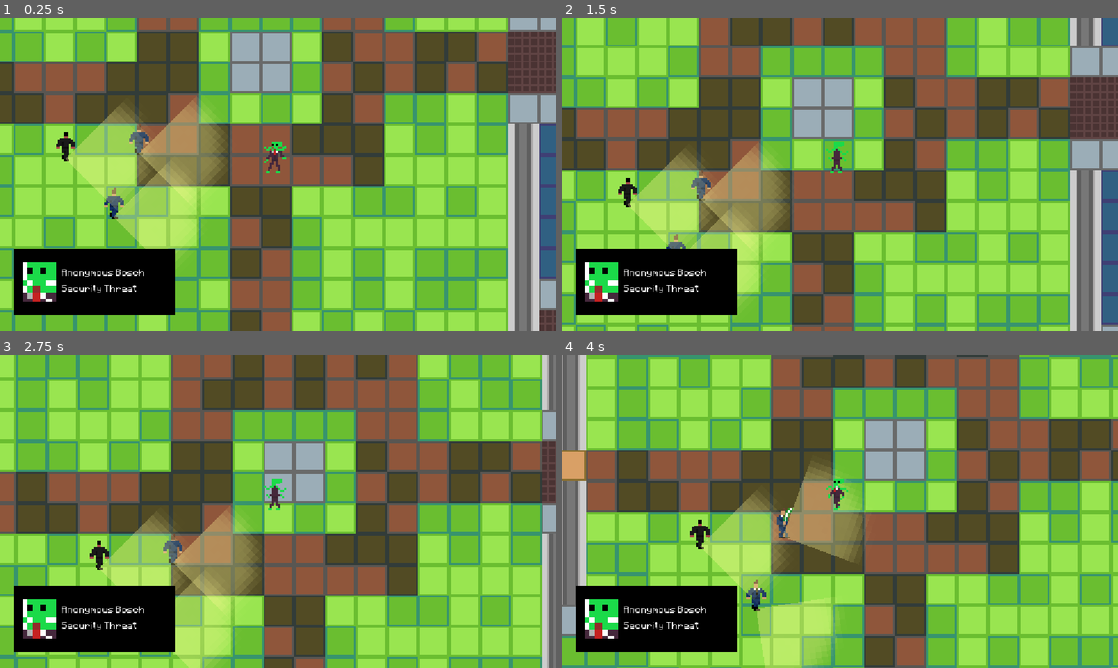
Above: before the commit, frames 1-4 (two rows, left to right).
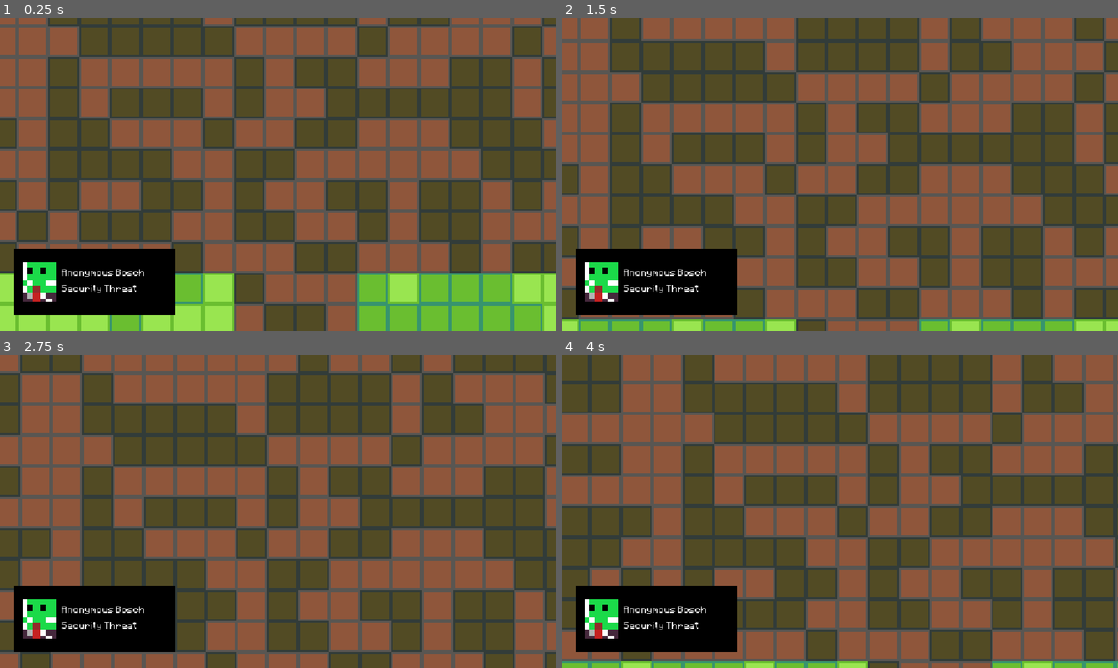
Above: after the commit, the same moments.

Repository: Flogah/alien_dad
Game: Godot game, scene res://scenes/main.tscn
Same seed, same stepped clock (60 frames per second), same inputs: the game is played once before the commit and once after it.
Inputs:
- Up to frame 1 (0.25 s): no input
- Up to frame 2 (1.5 s): tap Enter at 0.5 s; hold Space (interact) 0.53-1.28 s; hold W (move_up) from 0.53 s (still down); tap Space (interact) at 1.35 s
- Up to frame 3 (2.75 s): release W (move_up) at 2.03 s; hold A (move_left) from 2.03 s (still down); hold Space (interact) from 2.03 s (still down)
- Up to frame 4 (4 s): release Space (interact) at 2.78 s; tap Space (interact) at 2.85 s; release A (move_left) at 3.53 s; hold S (move_down) from 3.53 s (still down); hold Space (interact) from 3.53 s (still down)

The runs differ from the first frame. In frame 1, 82% of the frame differs, in the area x 0-100%, y 0-100%; in frame 2, 84%; in frame 3, 84%; in frame 4, 85%.

Commit message:
added working attack states

Diff:
--- a/assets/sprites/sprite_frames/blue_suit_spriteframes.tres
+++ b/assets/sprites/sprite_frames/blue_suit_spriteframes.tres
@@ -64,6 +64,9 @@
 animations = [{
 "frames": [{
 "duration": 1.0,
+"texture": SubResource("AtlasTexture_exi60")
+}, {
+"duration": 1.0,
 "texture": SubResource("AtlasTexture_bhqnj")
 }, {
 "duration": 1.0,
@@ -71,9 +74,6 @@
 }, {
 "duration": 1.0,
 "texture": SubResource("AtlasTexture_voe8h")
-}, {
-"duration": 1.0,
-"texture": SubResource("AtlasTexture_vi5xr")
 }],
 "loop": 1,
 "name": &"attack_walk",
--- a/scenes/guard.gd
+++ b/scenes/guard.gd
@@ -9,6 +9,7 @@
 @onready var vision_raycast: RayCast2D = %VisionRaycast
 @onready var state_machine: StateMachine = %StateMachine
 @onready var vision_cone: Sprite2D = %VisionCone
+@onready var lose_area: Area2D = %LoseArea
 
 @export var agent_leader:bool = false
 @export var security_pass: SecurityPass
@@ -23,7 +24,6 @@
 var perceives_player_as_threat:bool = false:
 	set(new_val):
 		if perceives_player_as_threat != new_val:
-			print(new_val)
 			perceives_player_as_threat = new_val
 			if perceives_player_as_threat:
 				state_machine.active_state.switch_state.emit("attack_walk")
@@ -43,17 +43,19 @@
 	if security_pass.holder.is_empty():
 		security_pass.holder = CharacterGenerator.random_first_last_name()
 
-	detection_area.body_exited.connect(lose_player)
+	lose_area.body_exited.connect(lose_player)
 	detection_area.body_entered.connect(find_player)
 	interactable.interacted.connect(on_interacted)
 
 func _physics_process(delta: float) -> void:
 	if player:
 		detect_player()
-	if sees_player:
+	if sees_player and !perceives_player_as_threat:
 		check_player_id()
 
+	print(last_move_direction)
 	vision_cone.rotation = last_move_direction.angle() - deg_to_rad(45.0)
+	print(state_machine.active_state.name)
 
 	var vel:Vector2 = velocity.normalized()
 	if vel.x < 0.0:
@@ -70,15 +72,15 @@
 	die()
 
 func find_player(body):
-	if body is Player:
+	if body is Player and !player:
 		player = body
-		player.eating.connect(check_player_id)
+		player.eating.connect(func(): perceives_player_as_threat = true)
 
 func lose_player(body):
-	if body is Player:
+	if body is Player and player:
 		sees_player = false
 		perceives_player_as_threat = false
-		player.eating.disconnect(check_player_id)
+		player.eating.disconnect(func(): perceives_player_as_threat = true)
 		player = null
 
 func die():
@@ -87,6 +89,8 @@
 	vision_raycast.enabled = false
 	blood_particles.emitting = true
 	dead = true
+	player = null
+	vision_cone.hide()
 	collision_layer = 0
 	collision_mask = 0
 	state_machine.active_state.switch_state.emit("dead")
@@ -101,6 +105,9 @@
 			sees_player = true
 		else:
 			sees_player = false
+			perceives_player_as_threat = false
+			player.eating.disconnect(func(): perceives_player_as_threat = true)
+			player = null
 
 func check_player_id():
 	var p_id:SecurityPass = player.get_id()
--- a/scenes/guard.tscn
+++ b/scenes/guard.tscn
@@ -57,6 +57,9 @@
 [sub_resource type="CircleShape2D" id="CircleShape2D_ifpyu"]
 radius = 50.0
 
+[sub_resource type="CircleShape2D" id="CircleShape2D_rmy4q"]
+radius = 75.0
+
 [node name="Guard" type="CharacterBody2D" unique_id=1633581234]
 collision_layer = 4
 collision_mask = 3
@@ -76,7 +79,7 @@
 [node name="VisionCone" type="Sprite2D" parent="." unique_id=1293999744]
 unique_name_in_owner = true
 modulate = Color(1, 1, 1, 0.33333334)
-scale = Vector2(3, 3)
+scale = Vector2(4, 4)
 texture = ExtResource("3_rmy4q")
 offset = Vector2(8, 8)
 
@@ -138,8 +141,19 @@
 monitorable = false
 
 [node name="CollisionShape2D" type="CollisionShape2D" parent="DetectionArea" unique_id=1366269589]
+visible = false
 shape = SubResource("CircleShape2D_ifpyu")
 
 [node name="VisionRaycast" type="RayCast2D" parent="DetectionArea" unique_id=2123315247]
 unique_name_in_owner = true
 collision_mask = 3
+
+[node name="LoseArea" type="Area2D" parent="." unique_id=1916468430]
+unique_name_in_owner = true
+collision_layer = 0
+collision_mask = 2
+monitorable = false
+
+[node name="CollisionShape2D" type="CollisionShape2D" parent="LoseArea" unique_id=1677076364]
+visible = false
+shape = SubResource("CircleShape2D_rmy4q")
--- a/scenes/guard_states/idle.gd
+++ b/scenes/guard_states/idle.gd
@@ -5,16 +5,16 @@
 var timer:float
 
 func enter_state(_data: Dictionary = {}) -> void:
-	enemy.velocity = Vector2.ZERO
-	timer = randf_range(3, 5)
+	timer = 5.0
 	if enemy.sprite:
 		enemy.sprite.play("idle")
 
 func physics_update(_delta: float) -> void:
-	enemy.move_and_slide()
+	enemy.velocity = Vector2.ZERO
 	timer -= _delta
 	if timer < 0.0:
 		pace()
+	enemy.move_and_slide()
 
 func pace():
 	var random_pos:Vector2 = enemy.global_position + Vector2(randi_range(-20, 20), randi_range(-15, 15))
--- a/scenes/guard_states/walk.gd
+++ b/scenes/guard_states/walk.gd
@@ -13,11 +13,12 @@
 		var new_vel = (next_path_position - enemy.global_position).normalized()
 		enemy.velocity = new_vel * 15
 		enemy.last_move_direction = new_vel.normalized()
-		enemy.move_and_slide()
 	else:
 		switch_state.emit("idle")
+	enemy.move_and_slide()
 
 func on_target_reached():
+	enemy.player.lose_skin()
 	switch_state.emit("idle")
 
 func exit_state() -> void:
--- a/scenes/main.tscn
+++ b/scenes/main.tscn
@@ -5,7 +5,10 @@
 [ext_resource type="AudioStream" uid="uid://dlg7wqq8fybg3" path="res://assets/sounds/AlienDad_Musik.wav" id="2_tefeu"]
 [ext_resource type="Texture2D" uid="uid://2sm8ap2lswxh" path="res://assets/sprites/office/Building_Tiles.png" id="4_o6xl0"]
 [ext_resource type="PackedScene" uid="uid://tnhgt5sr4icp" path="res://scenes/player.tscn" id="5_tbgi4"]
+[ext_resource type="Resource" uid="uid://gipffcb64va5" path="res://resources/character_ids/armstrong_id.tres" id="6_eb6dy"]
 [ext_resource type="PackedScene" uid="uid://mry6neuk5n38" path="res://scenes/guard.tscn" id="6_o6xl0"]
+[ext_resource type="PackedScene" uid="uid://d3xqn8v53ugho" path="res://scenes/door.tscn" id="6_tipki"]
+[ext_resource type="Script" uid="uid://d3r8cfdw2ei2c" path="res://scripts/security_code.gd" id="7_85g3d"]
 
 [sub_resource type="NavigationPolygon" id="NavigationPolygon_tefeu"]
 vertices = PackedVector2Array(8, 8, -8, 8, -8, -8, 8, -8)
@@ -105,6 +108,25 @@
 
 [sub_resource type="NavigationPolygon" id="NavigationPolygon_o6xl0"]
 
+[sub_resource type="Resource" id="Resource_tefeu"]
+script = ExtResource("7_85g3d")
+metadata/_custom_type_script = "uid://d3r8cfdw2ei2c"
+
+[sub_resource type="Resource" id="Resource_tipki"]
+script = ExtResource("7_85g3d")
+level = 1
+metadata/_custom_type_script = "uid://d3r8cfdw2ei2c"
+
+[sub_resource type="Resource" id="Resource_85g3d"]
+script = ExtResource("7_85g3d")
+level = 2
+metadata/_custom_type_script = "uid://d3r8cfdw2ei2c"
+
+[sub_resource type="Resource" id="Resource_choun"]
+script = ExtResource("7_85g3d")
+level = 3
+metadata/_custom_type_script = "uid://d3r8cfdw2ei2c"
+
 [node name="Main" type="Node2D" unique_id=1805818713]
 
 [node name="level1" type="Node2D" parent="." unique_id=1980516356]
@@ -123,19 +145,457 @@
 
 [node name="NPC" type="Node2D" parent="level1" unique_id=913914847]
 
-[node name="Guard" parent="level1/NPC" unique_id=1633581234 instance=ExtResource("6_o6xl0")]
-position = Vector2(-60, 48)
-
-[node name="Guard2" parent="level1/NPC" unique_id=919028713 instance=ExtResource("6_o6xl0")]
-position = Vector2(-47, 15)
-
-[node name="Guard3" parent="level1/NPC" unique_id=1644775410 instance=ExtResource("6_o6xl0")]
-position = Vector2(-85, 18)
+[node name="Agents" type="Node2D" parent="level1/NPC" unique_id=1026425346]
+
+[node name="Guard" parent="level1/NPC/Agents" unique_id=1633581234 instance=ExtResource("6_o6xl0")]
+position = Vector2(-258, 14)
+motion_mode = 1
+
+[node name="Guard4" parent="level1/NPC/Agents" unique_id=1564350645 instance=ExtResource("6_o6xl0")]
+position = Vector2(233, 187)
+motion_mode = 1
+
+[node name="Guard29" parent="level1/NPC/Agents" unique_id=1085658376 instance=ExtResource("6_o6xl0")]
+position = Vector2(876, 151)
+motion_mode = 1
+
+[node name="Guard5" parent="level1/NPC/Agents" unique_id=266189205 instance=ExtResource("6_o6xl0")]
+position = Vector2(233, 251)
+motion_mode = 1
+
+[node name="Guard6" parent="level1/NPC/Agents" unique_id=1263927972 instance=ExtResource("6_o6xl0")]
+position = Vector2(169, 286)
+motion_mode = 1
+
+[node name="Guard7" parent="level1/NPC/Agents" unique_id=810080952 instance=ExtResource("6_o6xl0")]
+position = Vector2(169, 221)
+motion_mode = 1
+
+[node name="Guard8" parent="level1/NPC/Agents" unique_id=1991826344 instance=ExtResource("6_o6xl0")]
+position = Vector2(168, 157)
+motion_mode = 1
+
+[node name="Guard9" parent="level1/NPC/Agents" unique_id=418683599 instance=ExtResource("6_o6xl0")]
+position = Vector2(249, 141)
+motion_mode = 1
+
+[node name="Guard10" parent="level1/NPC/Agents" unique_id=764257753 instance=ExtResource("6_o6xl0")]
+position = Vector2(297, 122)
+motion_mode = 1
+
+[node name="Guard11" parent="level1/NPC/Agents" unique_id=703615014 instance=ExtResource("6_o6xl0")]
+position = Vector2(296, 187)
+motion_mode = 1
+
+[node name="Guard12" parent="level1/NPC/Agents" unique_id=107336967 instance=ExtResource("6_o6xl0")]
+position = Vector2(297, 251)
+motion_mode = 1
+
+[node name="Guard13" parent="level1/NPC/Agents" unique_id=810939227 instance=ExtResource("6_o6xl0")]
+position = Vector2(372, 184)
+motion_mode = 1
+
+[node name="Guard14" parent="level1/NPC/Agents" unique_id=1078124 instance=ExtResource("6_o6xl0")]
+position = Vector2(377, 121)
+motion_mode = 1
+
+[node name="Guard15" parent="level1/NPC/Agents" unique_id=1022352339 instance=ExtResource("6_o6xl0")]
+position = Vector2(279, -14)
+motion_mode = 1
+
+[node name="Guard16" parent="level1/NPC/Agents" unique_id=1214037746 instance=ExtResource("6_o6xl0")]
+position = Vector2(289, 20)
+motion_mode = 1
+
+[node name="Guard17" parent="level1/NPC/Agents" unique_id=2032925699 instance=ExtResource("6_o6xl0")]
+position = Vector2(268, 38)
+motion_mode = 1
+
+[node name="Guard18" parent="level1/NPC/Agents" unique_id=643287120 instance=ExtResource("6_o6xl0")]
+position = Vector2(211, 26)
+motion_mode = 1
+
+[node name="Guard19" parent="level1/NPC/Agents" unique_id=2086602840 instance=ExtResource("6_o6xl0")]
+position = Vector2(176, 25)
+motion_mode = 1
+
+[node name="Guard20" parent="level1/NPC/Agents" unique_id=493726270 instance=ExtResource("6_o6xl0")]
+position = Vector2(183, 67)
+motion_mode = 1
+
+[node name="Guard21" parent="level1/NPC/Agents" unique_id=146723453 instance=ExtResource("6_o6xl0")]
+position = Vector2(216, 58)
+motion_mode = 1
+
+[node name="Guard22" parent="level1/NPC/Agents" unique_id=779145428 instance=ExtResource("6_o6xl0")]
+position = Vector2(178, -88)
+motion_mode = 1
+
+[node name="Guard23" parent="level1/NPC/Agents" unique_id=1147372474 instance=ExtResource("6_o6xl0")]
+position = Vector2(191, -135)
+motion_mode = 1
+
+[node name="Guard24" parent="level1/NPC/Agents" unique_id=1285183056 instance=ExtResource("6_o6xl0")]
+position = Vector2(177, -167)
+motion_mode = 1
+
+[node name="Guard25" parent="level1/NPC/Agents" unique_id=2115139334 instance=ExtResource("6_o6xl0")]
+position = Vector2(473, -173)
+motion_mode = 1
+
+[node name="Guard26" parent="level1/NPC/Agents" unique_id=371794444 instance=ExtResource("6_o6xl0")]
+position = Vector2(509, -159)
+motion_mode = 1
+
+[node name="Guard27" parent="level1/NPC/Agents" unique_id=498415488 instance=ExtResource("6_o6xl0")]
+position = Vector2(486, -141)
+motion_mode = 1
+
+[node name="Guard28" parent="level1/NPC/Agents" unique_id=2144689398 instance=ExtResource("6_o6xl0")]
+position = Vector2(572, -156)
+motion_mode = 1
+
+[node name="Guard2" parent="level1/NPC/Agents" unique_id=539061484 instance=ExtResource("6_o6xl0")]
+position = Vector2(-200, -39)
+motion_mode = 1
+
+[node name="Guard3" parent="level1/NPC/Agents" unique_id=894376458 instance=ExtResource("6_o6xl0")]
+position = Vector2(-260, -73)
+motion_mode = 1
+
+[node name="Leaders" type="Node2D" parent="level1/NPC" unique_id=105580963]
+
+[node name="Guard29" parent="level1/NPC/Leaders" unique_id=879114145 instance=ExtResource("6_o6xl0")]
+position = Vector2(332, -165)
+motion_mode = 1
+agent_leader = true
+
+[node name="Guard30" parent="level1/NPC/Leaders" unique_id=1568459049 instance=ExtResource("6_o6xl0")]
+position = Vector2(271, -168)
+motion_mode = 1
+agent_leader = true
+
+[node name="Guard31" parent="level1/NPC/Leaders" unique_id=2057666340 instance=ExtResource("6_o6xl0")]
+position = Vector2(633, -165)
+motion_mode = 1
+agent_leader = true
+
+[node name="Guard32" parent="level1/NPC/Leaders" unique_id=1831106669 instance=ExtResource("6_o6xl0")]
+position = Vector2(732, 24)
+motion_mode = 1
+agent_leader = true
+
+[node name="Guard33" parent="level1/NPC/Leaders" unique_id=1870281862 instance=ExtResource("6_o6xl0")]
+position = Vector2(477, 246)
+motion_mode = 1
+agent_leader = true
+
+[node name="Guard34" parent="level1/NPC/Leaders" unique_id=1581804166 instance=ExtResource("6_o6xl0")]
+position = Vector2(349, 250)
+motion_mode = 1
+agent_leader = true
+
+[node name="Guard35" parent="level1/NPC/Leaders" unique_id=1447139431 instance=ExtResource("6_o6xl0")]
+position = Vector2(356, 280)
+motion_mode = 1
+agent_leader = true
+
+[node name="Guard36" parent="level1/NPC/Leaders" unique_id=1210159843 instance=ExtResource("6_o6xl0")]
+position = Vector2(483, 279)
+motion_mode = 1
+agent_leader = true
+
+[node name="Guard37" parent="level1/NPC/Leaders" unique_id=172645802 instance=ExtResource("6_o6xl0")]
+position = Vector2(603, 253)
+motion_mode = 1
+agent_leader = true
+
+[node name="Guard38" parent="level1/NPC/Leaders" unique_id=179622070 instance=ExtResource("6_o6xl0")]
+position = Vector2(612, 275)
+motion_mode = 1
+agent_leader = true
+
+[node name="Guard39" parent="level1/NPC/Leaders" unique_id=115745909 instance=ExtResource("6_o6xl0")]
+position = Vector2(699, 244)
+motion_mode = 1
+agent_leader = true
+
+[node name="Guard40" parent="level1/NPC/Leaders" unique_id=842124012 instance=ExtResource("6_o6xl0")]
+position = Vector2(736, 186)
+motion_mode = 1
+agent_leader = true
+
+[node name="Guard41" parent="level1/NPC/Leaders" unique_id=609096393 instance=ExtResource("6_o6xl0")]
+position = Vector2(737, 112)
+motion_mode = 1
+agent_leader = true
+
+[node name="Guard42" parent="level1/NPC/Leaders" unique_id=1630256764 instance=ExtResource("6_o6xl0")]
+position = Vector2(823, -98)
+motion_mode = 1
+agent_leader = true
+
+[node name="Guard44" parent="level1/NPC/Leaders" unique_id=609763063 instance=ExtResource("6_o6xl0")]
+position = Vector2(740, -93)
+motion_mode = 1
+agent_leader = true
+
+[node name="Guard45" parent="level1/NPC/Leaders" unique_id=479259401 instance=ExtResource("6_o6xl0")]
+position = Vector2(856, 243)
+motion_mode = 1
+security_pass = ExtResource("6_eb6dy")
 
 [node name="Doors" type="Node2D" parent="level1" unique_id=561313355]
 
+[node name="NoSecDoors" type="Node2D" parent="level1/Doors" unique_id=97184419]
+
+[node name="Door" parent="level1/Doors/NoSecDoors" unique_id=1021106081 instance=ExtResource("6_tipki")]
+position = Vector2(-152, -24)
+rotation = -1.5707964
+security_level = SubResource("Resource_tefeu")
+
+[node name="Door2" parent="level1/Doors/NoSecDoors" unique_id=752425474 instance=ExtResource("6_tipki")]
+position = Vector2(312, 8)
+rotation = -1.5707964
+security_level = SubResource("Resource_tefeu")
+
+[node name="Door3" parent="level1/Doors/NoSecDoors" unique_id=352106276 instance=ExtResource("6_tipki")]
+position = Vector2(248, 24)
+rotation = -1.5707964
+security_level = SubResource("Resource_tefeu")
+
+[node name="Door4" parent="level1/Doors/NoSecDoors" unique_id=1321045399 instance=ExtResource("6_tipki")]
+position = Vector2(216, -120)
+rotation = -1.5707964
+security_level = SubResource("Resource_tefeu")
+
+[node name="Door5" parent="level1/Doors/NoSecDoors" unique_id=1678332005 instance=ExtResource("6_tipki")]
+position = Vector2(312, 120)
+rotation = -1.5707964
+security_level = SubResource("Resource_tefeu")
+
+[node name="Door6" parent="level1/Doors/NoSecDoors" unique_id=2079584326 instance=ExtResource("6_tipki")]
+position = Vector2(344, 120)
+rotation = -1.5707964
+security_level = SubResource("Resource_tefeu")
+
+[node name="Door7" parent="level1/Doors/NoSecDoors" unique_id=1009396817 instance=ExtResource("6_tipki")]
+position = Vector2(344, 184)
+rotation = -1.5707964
+security_level = SubResource("Resource_tefeu")
+
+[node name="Door18" parent="level1/Doors/NoSecDoors" unique_id=1432815765 instance=ExtResource("6_tipki")]
+position = Vector2(440, -168)
+rotation = -1.5707964
+security_level = SubResource("Resource_tefeu")
+
+[node name="Door19" parent="level1/Doors/NoSecDoors" unique_id=1277727597 instance=ExtResource("6_tipki")]
+position = Vector2(568, -104)
+security_level = SubResource("Resource_tefeu")
+
+[node name="Door8" parent="level1/Doors/NoSecDoors" unique_id=945130118 instance=ExtResource("6_tipki")]
+position = Vector2(312, 184)
+rotation = -1.5707964
+security_level = SubResource("Resource_tefeu")
+
+[node name="Door9" parent="level1/Doors/NoSecDoors" unique_id=1645887224 instance=ExtResource("6_tipki")]
+position = Vector2(280, 184)
+rotation = -1.5707964
+security_level = SubResource("Resource_tefeu")
+
+[node name="Door10" parent="level1/Doors/NoSecDoors" unique_id=2075643293 instance=ExtResource("6_tipki")]
+position = Vector2(216, 184)
+rotation = -1.5707964
+security_level = SubResource("Resource_tefeu")
+
+[node name="Door11" parent="level1/Doors/NoSecDoors" unique_id=680420713 instance=ExtResource("6_tipki")]
+position = Vector2(280, 248)
+rotation = -1.5707964
+security_level = SubResource("Resource_tefeu")
+
+[node name="Door12" parent="level1/Doors/NoSecDoors" unique_id=37508356 instance=ExtResource("6_tipki")]
+position = Vector2(280, 296)
+rotation = -1.5707964
+security_level = SubResource("Resource_tefeu")
+
+[node name="Door13" parent="level1/Doors/NoSecDoors" unique_id=2017327323 instance=ExtResource("6_tipki")]
+position = Vector2(216, 248)
+rotation = -1.5707964
+security_level = SubResource("Resource_tefeu")
+
+[node name="Door14" parent="level1/Doors/NoSecDoors" unique_id=1634107126 instance=ExtResource("6_tipki")]
+position = Vector2(184, 280)
+rotation = -1.5707964
+security_level = SubResource("Resource_tefeu")
+
+[node name="Door15" parent="level1/Doors/NoSecDoors" unique_id=2025997018 instance=ExtResource("6_tipki")]
+position = Vector2(184, 216)
+rotation = -1.5707964
+security_level = SubResource("Resource_tefeu")
+
+[node name="Door16" parent="level1/Doors/NoSecDoors" unique_id=1445348361 instance=ExtResource("6_tipki")]
+position = Vector2(184, 152)
+rotation = -1.5707964
+security_level = SubResource("Resource_tefeu")
+
+[node name="Door17" parent="level1/Doors/NoSecDoors" unique_id=1160556624 instance=ExtResource("6_tipki")]
+position = Vector2(248, 120)
+security_level = SubResource("Resource_tefeu")
+
+[node name="LowSecDoors" type="Node2D" parent="level1/Doors" unique_id=6604421]
+visible = false
+
+[node name="Door2" parent="level1/Doors/LowSecDoors" unique_id=1046083154 instance=ExtResource("6_tipki")]
+position = Vector2(152, -40)
+rotation = -1.5707964
+security_level = SubResource("Resource_tipki")
+locked = true
+
+[node name="Door5" parent="level1/Doors/LowSecDoors" unique_id=1853616056 instance=ExtResource("6_tipki")]
+position = Vector2(520, 264)
+rotation = -1.5707964
+security_level = SubResource("Resource_tipki")
+locked = true
+
+[node name="Door6" parent="level1/Doors/LowSecDoors" unique_id=712811906 instance=ExtResource("6_tipki")]
+position = Vector2(392, 264)
+rotation = -1.5707964
+security_level = SubResource("Resource_tipki")
+locked = true
+
+[node name="Door7" parent="level1/Doors/LowSecDoors" unique_id=450611138 instance=ExtResource("6_tipki")]
+position = Vector2(712, -24)
+rotation = -1.5707964
+security_level = SubResource("Resource_tipki")
+locked = true
+
+[node name="Door8" parent="level1/Doors/LowSecDoors" unique_id=51201834 instance=ExtResource("6_tipki")]
+position = Vector2(664, -152)
+rotation = -1.5707964
+security_level = SubResource("Resource_tipki")
+locked = true
+
+[node name="Door9" parent="level1/Doors/LowSecDoors" unique_id=1319389647 instance=ExtResource("6_tipki")]
+position = Vector2(392, -168)
+rotation = -1.5707964
+security_level = SubResource("Resource_tipki")
+locked = true
+
+[node name="Door10" parent="level1/Doors/LowSecDoors" unique_id=2072289281 instance=ExtResource("6_tipki")]
+position = Vector2(216, -168)
+rotation = -1.5707964
+security_level = SubResource("Resource_tipki")
+locked = true
+
+[node name="Door3" parent="level1/Doors/LowSecDoors" unique_id=433980047 instance=ExtResource("6_tipki")]
+position = Vector2(856, 120)
+security_level = SubResource("Resource_tipki")
+locked = true
+
+[node name="Door4" parent="level1/Doors/LowSecDoors" unique_id=279362912 instance=ExtResource("6_tipki")]
+position = Vector2(152, -24)
+rotation = 1.5707964
+security_level = SubResource("Resource_tipki")
+locked = true
+
+[node name="HiSecDoors" type="Node2D" parent="level1/Doors" unique_id=1607653859]
+
+[node name="Door3" parent="level1/Doors/HiSecDoors" unique_id=1351308544 instance=ExtResource("6_tipki")]
+position = Vector2(280, -88)
+security_level = SubResource("Resource_85g3d")
+locked = true
+
+[node name="Door6" parent="level1/Doors/HiSecDoors" unique_id=766874072 instance=ExtResource("6_tipki")]
+position = Vector2(856, 184)
+security_level = SubResource("Resource_85g3d")
+locked = true
+
+[node name="Door4" parent="level1/Doors/HiSecDoors" unique_id=457076671 instance=ExtResource("6_tipki")]
+position = Vector2(360, -56)
+rotation = 1.5707964
+security_level = SubResource("Resource_85g3d")
+locked = true
+
+[node name="Door7" parent="level1/Doors/HiSecDoors" unique_id=518598418 instance=ExtResource("6_tipki")]
+position = Vector2(760, 136)
+rotation = 1.5707964
+security_level = SubResource("Resource_85g3d")
+locked = true
+
+[node name="Door11" parent="level1/Doors/HiSecDoors" unique_id=893743245 instance=ExtResource("6_tipki")]
+position = Vector2(648, 280)
+rotation = 1.5707964
+security_level = SubResource("Resource_85g3d")
+locked = true
+
+[node name="Door8" parent="level1/Doors/HiSecDoors" unique_id=362818478 instance=ExtResource("6_tipki")]
+position = Vector2(856, -104)
+rotation = 1.5707964
+security_level = SubResource("Resource_85g3d")
+locked = true
+
+[node name="Door9" parent="level1/Doors/HiSecDoors" unique_id=138852650 instance=ExtResource("6_tipki")]
+position = Vector2(760, -152)
+security_level = SubResource("Resource_85g3d")
+locked = true
+
+[node name="Door10" parent="level1/Doors/HiSecDoors" unique_id=1859168508 instance=ExtResource("6_tipki")]
+position = Vector2(728, 264)
+security_level = SubResource("Resource_85g3d")
+locked = true
+
+[node name="Door5" parent="level1/Doors/HiSecDoors" unique_id=990701916 instance=ExtResource("6_tipki")]
+position = Vector2(392, -24)
+rotation = 1.5707964
+security_level = SubResource("Resource_85g3d")
+locked = true
+
+[node name="TopSecDoors" type="Node2D" parent="level1/Doors" unique_id=261178119]
+
+[node name="Door5" parent="level1/Doors/TopSecDoors" unique_id=853032079 instance=ExtResource("6_tipki")]
+position = Vector2(440, 56)
+rotation = 1.5707964
+security_level = SubResource("Resource_choun")
+locked = true
+
+[node name="Door11" parent="level1/Doors/TopSecDoors" unique_id=1528995703 instance=ExtResource("6_tipki")]
+position = Vector2(854, 72)
+security_level = SubResource("Resource_choun")
+locked = true
+
+[node name="Door6" parent="level1/Doors/TopSecDoors" unique_id=1777852341 instance=ExtResource("6_tipki")]
+position = Vector2(520, -24)
+rotation = 1.5707964
+security_level = SubResource("Resource_choun")
+locked = true
+
+[node name="Door7" parent="level1/Doors/TopSecDoors" unique_id=1323599028 instance=ExtResource("6_tipki")]
+position = Vector2(584, -24)
+rotation = 1.5707964
+security_level = SubResource("Resource_choun")
+locked = true
+
+[node name="Door8" parent="level1/Doors/TopSecDoors" unique_id=921150600 instance=ExtResource("6_tipki")]
+position = Vector2(584, 56)
+rotation = 1.5707964
+security_level = SubResource("Resource_choun")
+locked = true
+
+[node name="Door9" parent="level1/Doors/TopSecDoors" unique_id=1472999923 instance=ExtResource("6_tipki")]
+position = Vector2(584, 136)
+rotation = 1.5707964
+security_level = SubResource("Resource_choun")
+locked = true
+
+[node name="Door10" parent="level1/Doors/TopSecDoors" unique_id=1583597427 instance=ExtResource("6_tipki")]
+position = Vector2(520, 136)
+rotation = 1.5707964
+security_level = SubResource("Resource_choun")
+locked = true
+
 [node name="Player" parent="level1" unique_id=1695450581 instance=ExtResource("5_tbgi4")]
-position = Vector2(24, 24)
+visible = false
+position = Vector2(-154, 395)
 
 [node name="Camera2D" type="Camera2D" parent="level1/Player" unique_id=1976595741]
 position = Vector2(1, 2)
Not shown: 1 places in assets/sprites/sprite_frames/blue_suit_spriteframes.tres that only renumber resources
